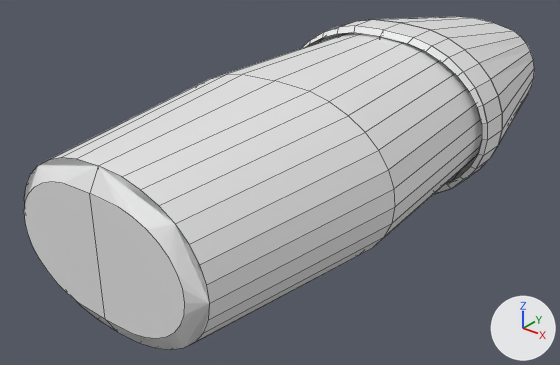
One commit to the Blender file src/models/nail-polish.blend: the scene before it, then after it.
Rendered twice from a camera (50 mm lens) standing at (1.175, -1.464, 0.935) and looking at (-0.084, 0.111, -0.041). Every picture has the same lights, and +X, +Y and +Z are marked at lower right. Mesh edges are drawn as thin lines.

Names of what the first picture shows: 'Bottle', 'Lid'.
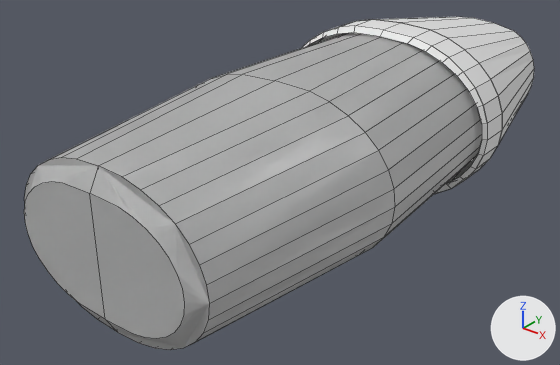
Pixel boxes [x1, y1, x2, y2] of what changed, in the pictures (560 x 365 px):
'Bottle', modifiers changed: [24, 33, 482, 350] in both

Edits to the bpy script that builds the scene:
```text
Change ob_bottle:
    add _m = ob_bottle.modifiers.new('Mirror.001', 'MIRROR')
    add _m.use_clip = True
    add _m = ob_bottle.modifiers.new('Mirror.002', 'MIRROR')
    add _m.use_clip = True
```
